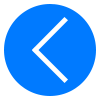
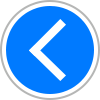
Two versions of the same layered image (w=100, h=100). Layer-by-layer changes:
removed layer "Form 6" over bbox(32, 47, 68, 83)
removed layer "Form 7" over bbox(32, 17, 68, 53)
added layer "Form 8 Kopie" above "Form 8" over bbox(29, 45, 66, 81)
added layer "Form 8" above "Ellipse 1 Kopie" over bbox(29, 19, 66, 56)
added layer "Ellipse 1 Kopie" above "Ellipse 1" over bbox(0, 0, 100, 100)
painted on "Ellipse 1" over bbox(4, 4, 96, 96)
